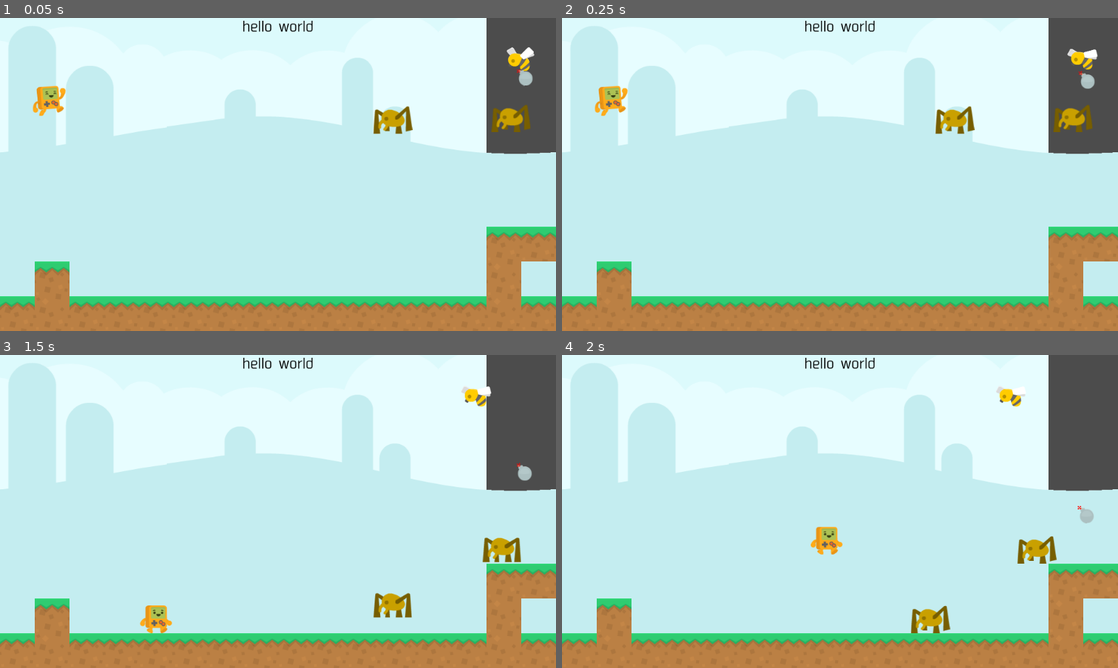
Above: before the commit, frames 1-4 (two rows, left to right).
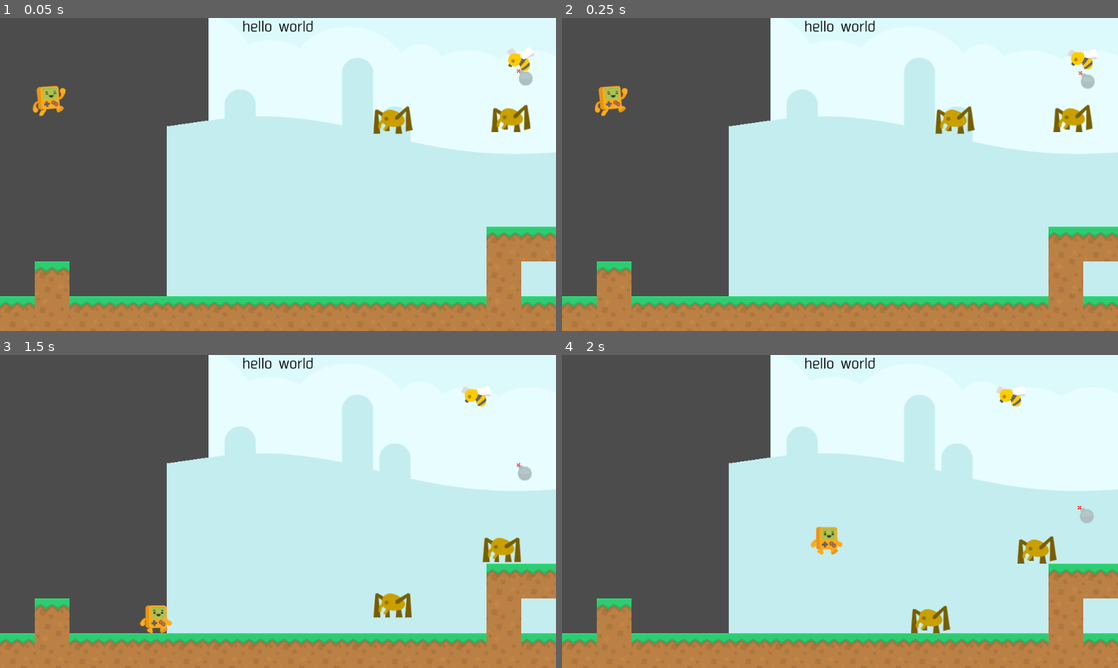
Above: after the commit, the same moments.

Repository: vivisuke/GDAction
Game: Godot game, scene res://MainScene.tscn
Two runs of this game, one before a commit and one after it. Both use one fixed random seed, a clock stepped at 60 frames per second and the inputs below.
Inputs (mouse positions are in pixels of both pictures, inside the frame that each line leads up to):
- Up to frame 1 (0.05 s): no input
- Up to frame 2 (0.25 s): no input
- Up to frame 3 (1.5 s): move the mouse to (400, 495) at 0.52 s; hold Right (ui_right) from 0.53 s (still down); click (400, 495) at 0.67 s; tap Up (ui_up) at 0.77 s; move the mouse to (166, 527) at 1.27 s
- Up to frame 4 (2 s): keep holding Right (ui_right); tap Up (ui_up) at 1.52 s

The runs differ from the first frame. In frame 1, 33% of the frame differs, in the area x 0-100%, y 0-89%; in frame 2, 33%; in frame 3, 34%; in frame 4, 34%.

Commit message:
0035 ◎ C 08/31 08/31 0.001│ToDo│HTML版をとりあえず作成 0036 ◎ C 08/31 08/31 0.001│ToDo│HTML版：Google Analytics 設置

Diff:
--- a/GDAction/MainScene.tscn
+++ b/GDAction/MainScene.tscn
@@ -11,7 +11,6 @@
 [ext_resource path="res://Characters/platformChar_walk_left1.png" type="Texture" id=9]
 [ext_resource path="res://Characters/platformChar_jump.png" type="Texture" id=10]
 [ext_resource path="res://Spider.tscn" type="PackedScene" id=11]
-[ext_resource path="res://images/blue_desert.png" type="Texture" id=12]
 [ext_resource path="res://Items/flagYellow2.png" type="Texture" id=13]
 [ext_resource path="res://Items/flagYellow1.png" type="Texture" id=14]
 [ext_resource path="res://MainScene.gd" type="Script" id=15]
@@ -117,14 +116,14 @@
 
 [sub_resource type="SpriteFrames" id=8]
 animations = [ {
-"frames": [ ExtResource( 9 ), ExtResource( 7 ) ],
-"loop": true,
-"name": "left",
+"frames": [ ExtResource( 6 ), ExtResource( 8 ) ],
+"loop": true,
+"name": "right",
 "speed": 5.0
 }, {
-"frames": [ ExtResource( 6 ), ExtResource( 8 ) ],
-"loop": true,
-"name": "right",
+"frames": [ ExtResource( 9 ), ExtResource( 7 ) ],
+"loop": true,
+"name": "left",
 "speed": 5.0
 }, {
 "frames": [ ExtResource( 4 ), ExtResource( 3 ) ],
@@ -149,37 +148,30 @@
 transform = Transform2D( 1, 0, 0, 1, 0, 64 )
 
 [node name="ParallaxLayer" type="ParallaxLayer" parent="ParallaxBackground"]
+position = Vector2( 512, 0 )
 motion_scale = Vector2( 0.25, 1 )
-motion_mirroring = Vector2( 1024, 0 )
 
 [node name="Sprite" type="Sprite" parent="ParallaxBackground/ParallaxLayer"]
 texture = ExtResource( 19 )
 
-[node name="TextureRect" type="TextureRect" parent="ParallaxBackground/ParallaxLayer"]
-visible = false
-margin_right = 40.0
-margin_bottom = 40.0
-texture = ExtResource( 12 )
-__meta__ = {
-"_edit_use_anchors_": false
-}
+[node name="Sprite2" type="Sprite" parent="ParallaxBackground/ParallaxLayer"]
+position = Vector2( 1024, 0 )
+texture = ExtResource( 19 )
+
+[node name="Sprite3" type="Sprite" parent="ParallaxBackground/ParallaxLayer"]
+position = Vector2( 2048, 0 )
+texture = ExtResource( 19 )
+
+[node name="Sprite4" type="Sprite" parent="ParallaxBackground/ParallaxLayer"]
+position = Vector2( 3072, 0 )
+texture = ExtResource( 19 )
 
 [node name="ParallaxLayer2" type="ParallaxLayer" parent="ParallaxBackground"]
 position = Vector2( 512, 0 )
 motion_scale = Vector2( 0.4, 1 )
-motion_mirroring = Vector2( 1024, 0 )
 
 [node name="Sprite" type="Sprite" parent="ParallaxBackground/ParallaxLayer2"]
 texture = ExtResource( 18 )
-
-[node name="TextureRect" type="TextureRect" parent="ParallaxBackground/ParallaxLayer2"]
-visible = false
-margin_right = 40.0
-margin_bottom = 40.0
-texture = ExtResource( 12 )
-__meta__ = {
-"_edit_use_anchors_": false
-}
 
 [node name="ParallaxLayer3" type="ParallaxLayer" parent="ParallaxBackground"]
 motion_scale = Vector2( 0, 1 )
Not shown: 1 places in GDAction/MainScene.tscn that only renumber resources
Not shown, changed: GDAction.spr
Not shown, changed: GDAction/html/GDAction.html
Not shown, changed: GDAction/html/GDAction.pck
Not shown, changed: GDAction/html/index.html
